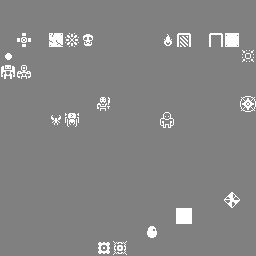
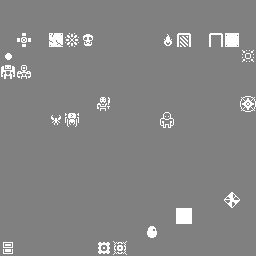
Two versions of the same layered image (256x256). Layer-by-layer changes:
painted on "Pasted Layer" over 3, 242, 13, 254
